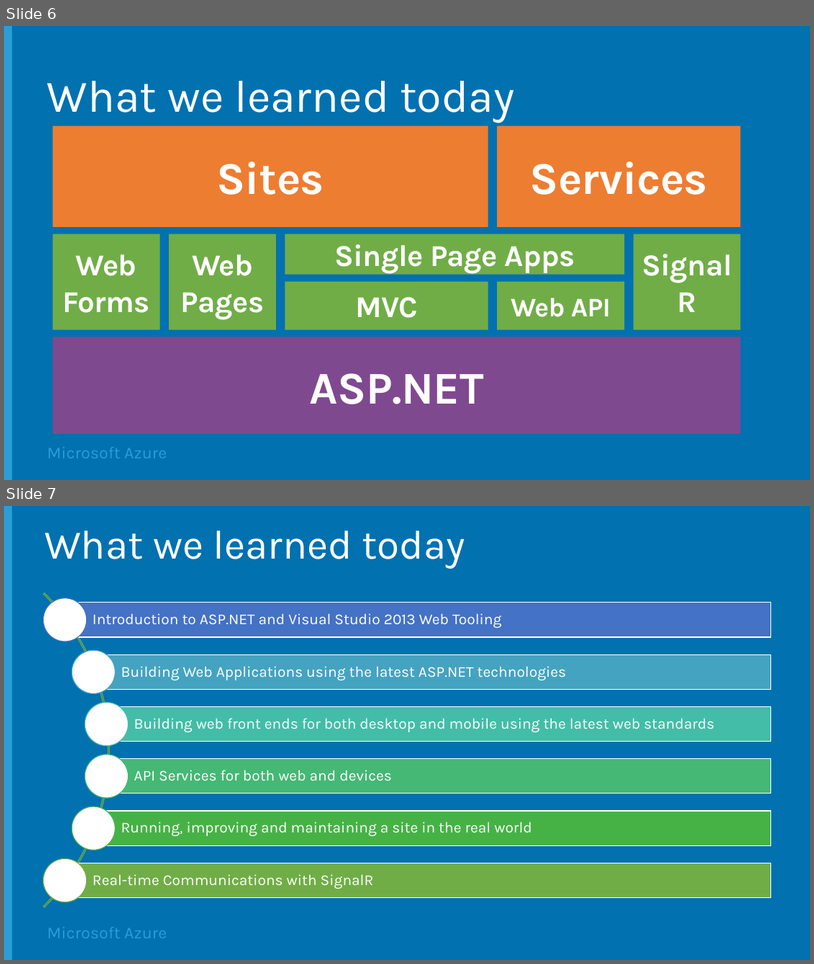
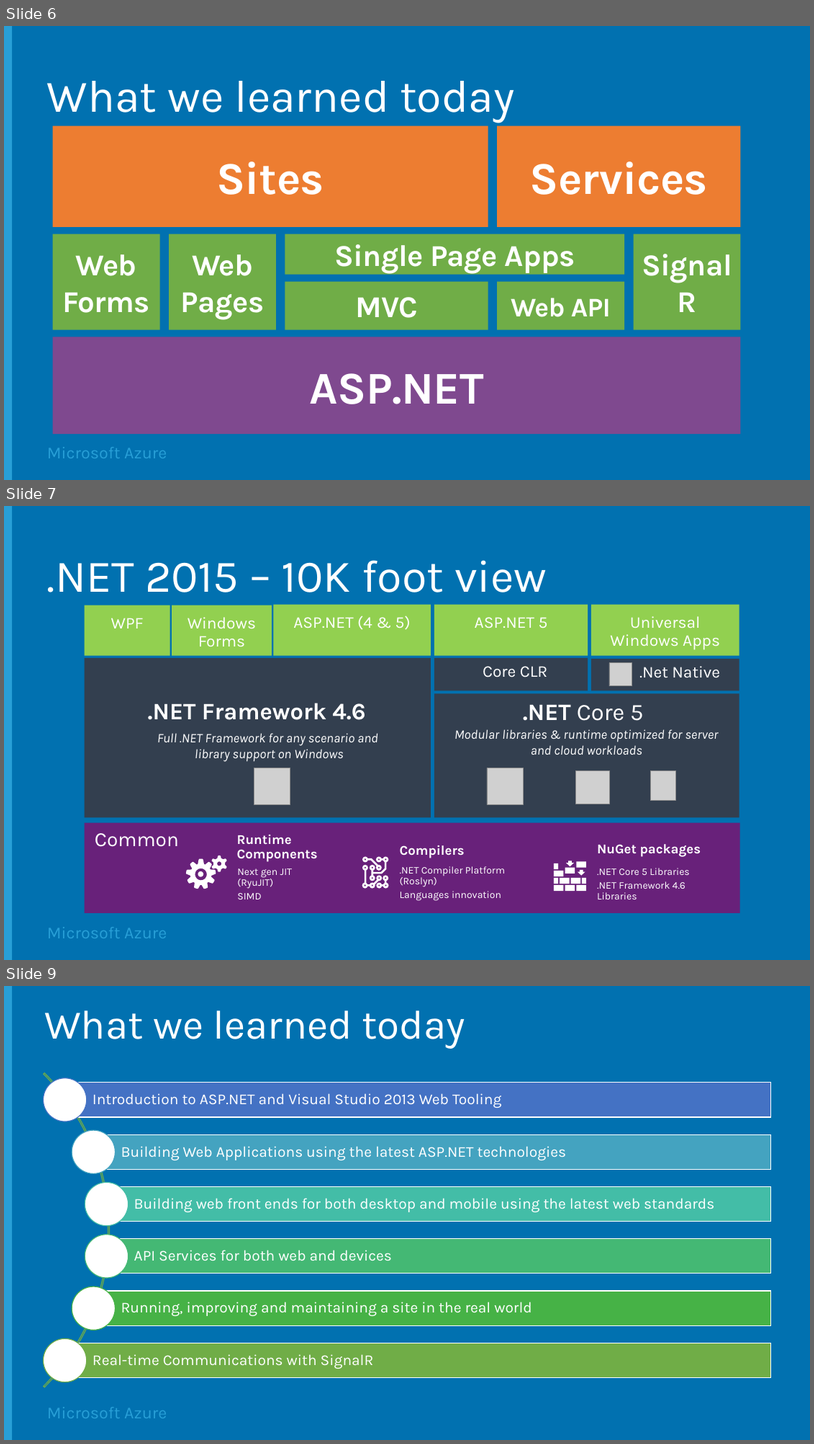
Before and after one commit to Microsoft-Web/WebCampTrainingKit, a slide deck: Presentation/Conclusion/Conclusion.pptx. Shown one above the other, each under a label of ours: slides 6 and 7 before the commit, slides 6, 7 and 9 after it; the slides between them are not shown. The pictures are 814x964 and 814x1444 pixels, drawn with LibreOffice and Linux fonts; fonts in the diff are those of the drawing; grey boxes stand for pictures; background and template pictures are left out. Boxes give left, top, right and bottom in pixels: in the first picture for what was removed or moved away, otherwise in the second. Text is boxed around its words. In the diff, an @@ line names an element or a change of style, - is before the commit and + after.

```diff
--- a/Presentation/Conclusion/Conclusion.pptx
+++ b/Presentation/Conclusion/Conclusion.pptx
@@ slide 7 added at <box>4,506,810,960</box>, background #0171B0; not listed: 2 template elements that a slide beside it also shows @@
@@ title added at <box>47,560,547,592</box>, 54 pt, text #FFFFFF @@
+.NET 2015 – 10K foot view
@@ rectangle added at <box>85,605,170,656</box>, fill #92D050, 19.6 pt, text #FFFFFF @@
+WPF
@@ rectangle added at <box>172,605,272,656</box>, fill #92D050, 19.6 pt, text #FFFFFF @@
+Windows Forms
@@ rectangle added at <box>274,605,431,656</box>, fill #92D050, 19.6 pt, text #FFFFFF @@
+ASP.NET (4 & 5)
@@ rectangle added at <box>435,605,589,656</box>, fill #92D050, 19.6 pt, text #FFFFFF @@
+ASP.NET 5
@@ rectangle added at <box>592,605,740,656</box>, fill #92D050, 19.6 pt, text #FFFFFF @@
+Universal Windows Apps
@@ rectangle added at <box>85,658,431,818</box>, fill #333F50 @@
@@ rectangle added at <box>435,658,589,690</box>, fill #333F50, 19.6 pt, text #FFFFFF @@
+Core CLR
@@ rectangle added at <box>592,659,740,690</box>, fill #333F50, 19.6 pt, text #FFFFFF @@
+.Net Native
@@ picture added at <box>610,663,633,686</box> @@
@@ rectangle added at <box>435,693,740,818</box>, fill #333F50 @@
@@ text added at <box>148,703,365,720</box>, 28 pt, text #FFFFFF, bold @@
+.NET Framework 4.6
@@ text added at <box>523,705,643,721</box>, 28 pt, text #FFFFFF @@
+.NET Core 5
@@ text added at <box>157,733,378,762</box>, 15.7 pt, text #FFFFFF, italic @@
+Full .NET Framework for any scenario and
+library support on Windows
@@ text added at <box>455,729,718,754</box>, 15.7 pt, text #FFFFFF, italic @@
+Modular libraries & runtime optimized for server and cloud workloads
@@ picture added at <box>254,768,290,805</box> @@
@@ picture added at <box>487,768,524,805</box> @@
@@ picture added at <box>576,770,610,803</box> @@
@@ picture added at <box>651,771,676,800</box> @@
@@ rectangle added at <box>85,822,741,913</box>, fill #68217A @@
@@ text added at <box>95,833,179,847</box>, 24 pt, text #FFFFFF @@
+Common
@@ text added at <box>237,834,318,862</box>, 16 pt, text #FFFFFF, bold @@
+  Runtime Components
@@ text added at <box>400,845,465,858</box>, 16 pt, text #FFFFFF, bold @@
+  Compilers
@@ text added at <box>597,844,702,857</box>, 16 pt, text #FFFFFF, bold @@
+  NuGet packages
@@ freeform shape added at <box>186,859,216,889</box>, fill #FFFFFF @@
@@ ellipse added at <box>198,871,203,877</box>, fill #FFFFFF @@
@@ freeform shape added at <box>212,855,227,871</box>, fill #FFFFFF @@
@@ text added at <box>237,868,293,899</box>, 12 pt, text #FFFFFF @@
+  Next gen JIT (RyuJIT)
+  SIMD
@@ freeform shape added at <box>362,856,388,888</box>, fill #FFFFFF @@
@@ text added at <box>400,866,505,901</box>, 12 pt, text #FFFFFF @@
+  .NET Compiler Platform (Roslyn)
+  Languages innovation
@@ freeform shape added at <box>555,860,587,890</box>, fill #FFFFFF @@
@@ text added at <box>597,867,689,899</box>, 12 pt, text #FFFFFF @@
+  .NET Core 5 Libraries
+  .NET Framework 4.6 Libraries
@@ what was slide 7 is now slide 9 @@
```
Also in this commit, not shown: 1 slide changed, 5 other slides added, 4 other files.
